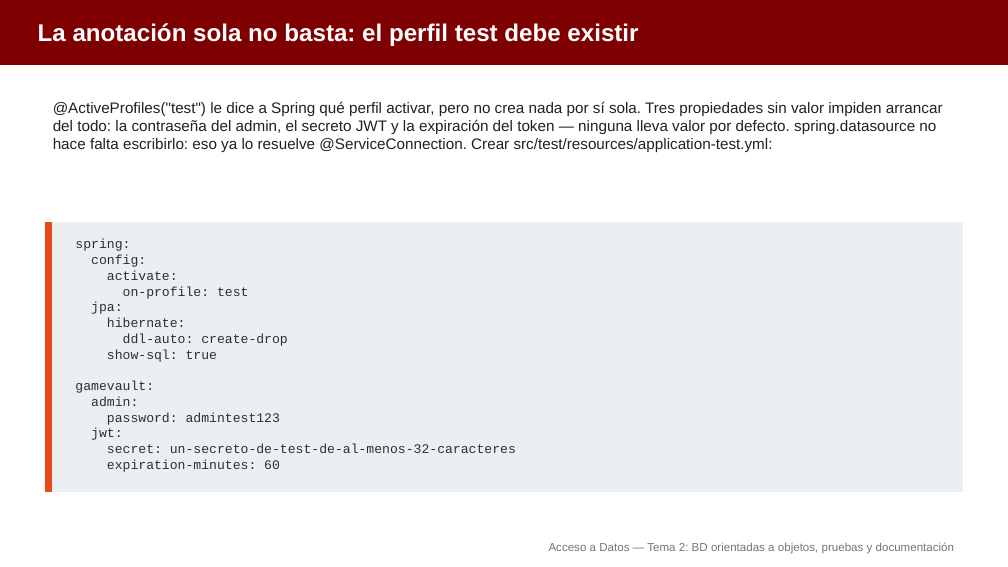
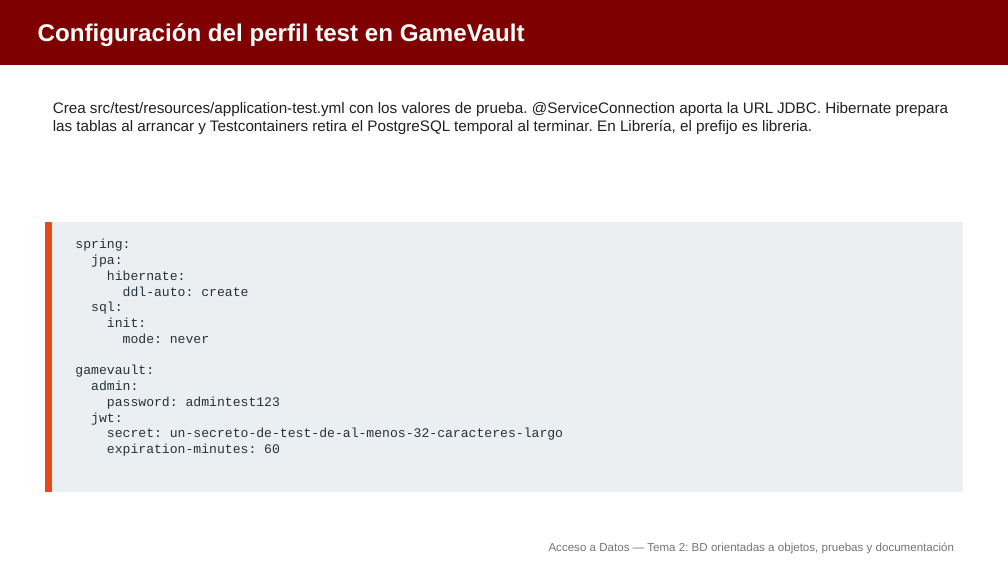
Before and after one commit to aitorventura/acceso-a-datos, a slide deck: slide 13 of docs/tema2/diapositivas/bd-orientadas-a-objetos.pptx (slide 15 before the commit). Drawn at 1008x567 pixels with LibreOffice and Linux fonts; fonts in the diff are those of the drawing. Boxes give left, top, right and bottom in pixels: in the first picture for what was removed or moved away, otherwise in the second. Text is boxed around its words. In the diff, an @@ line names an element or a change of style, - is before the commit and + after.

```diff
--- a/docs/tema2/diapositivas/bd-orientadas-a-objetos.pptx
+++ b/docs/tema2/diapositivas/bd-orientadas-a-objetos.pptx
@@ text at box(38, 23, 525, 46): text changed @@
-La anotación sola no basta: el perfil test debe existir
+Configuración del perfil test en GameVault
@@ text at box(53, 102, 948, 134): text changed @@
-@ActiveProfiles("test") le dice a Spring qué perfil activar, pero no crea nada por sí sola. Tres propiedades sin valor impiden arrancar del todo: la contraseña del admin, el secreto JWT y la expiración del token — ninguna lleva valor por defecto. spring.datasource no hace falta escribirlo: eso ya lo resuelve @ServiceConnection. Crear src/test/resources/application-test.yml:
+Crea src/test/resources/application-test.yml con los valores de prueba. @ServiceConnection aporta la URL JDBC. Hibernate prepara las tablas al arrancar y Testcontainers retira el PostgreSQL temporal al terminar. En Librería, el prefijo es libreria.
@@ text at box(91, 255, 248, 299): paragraphs removed @@
-config:
-activate:
-on-profile: test
@@ text at box(91, 286, 248, 343): text changed @@
-ddl-auto: create-drop
-show-sql: true
+ddl-auto: create
+sql:
+init:
+mode: never
@@ text at box(107, 428, 563, 440): text changed @@
-secret: un-secreto-de-test-de-al-menos-32-caracteres
+secret: un-secreto-de-test-de-al-menos-32-caracteres-largo
```
Also in this commit, not shown: 10 other slides changed, 2 slides removed, 2 other files.
